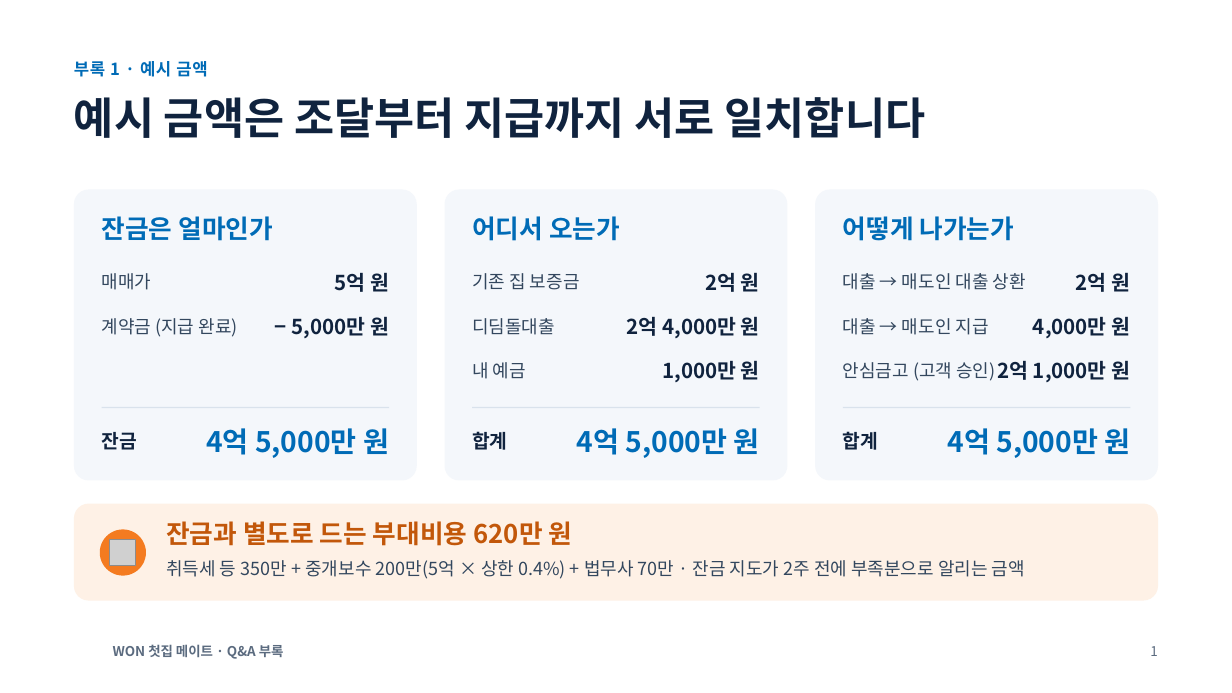
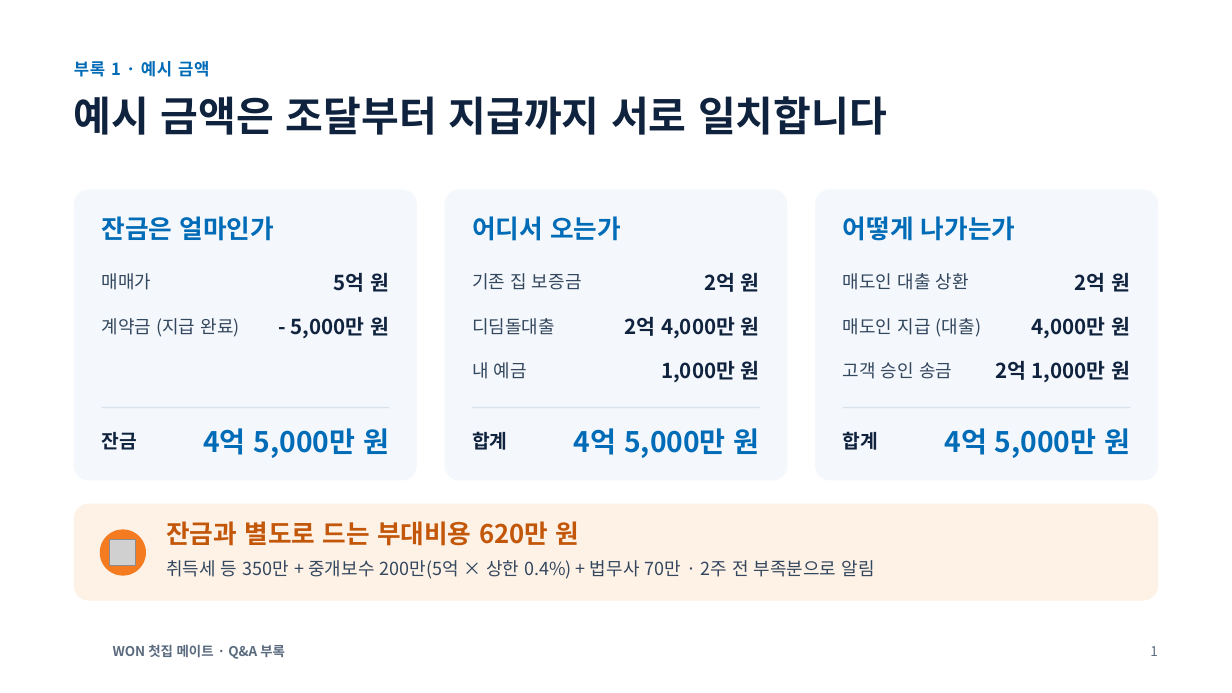
Before and after one commit to dldudwnsdlek/woori_first, a slide deck: slide 1 of deck/WON첫집메이트_부록_QA.pptx. Drawn at 1232x693 pixels with LibreOffice and Linux fonts; fonts in the diff are those of the drawing; grey boxes stand for pictures; background and template pictures are left out. Boxes give left, top, right and bottom in pixels: in the first picture for what was removed or moved away, otherwise in the second. Text is boxed around its words. In the diff, an @@ line names an element or a change of style, - is before the commit and + after.

```diff
--- a/deck/WON첫집메이트_부록_QA.pptx
+++ b/deck/WON첫집메이트_부록_QA.pptx
@@ text "부록 1 · 예시 금액" at [74,61,209,77]: line spacing 1 to 15.6pt @@
@@ title "예시 금액은 조달부터 지급까지 서로 ..." at [74,96,887,135]: size 34 to 32 pt; line spacing 1 to 38pt @@
@@ text "어떻게 나가는가" at [843,216,1016,241]: line spacing 1 to 24pt @@
@@ text at [843,273,969,290]: text changed @@
-대출 → 매도인 대출 상환
+매도인 대출 상환
@@ text at [843,318,981,337]: text changed @@
-대출 → 매도인 지급
+매도인 지급 (대출)
@@ line spacing 1 to 16.8pt in 4 elements at [102,318,240,337], [472,273,582,290], [472,318,555,335], [472,362,527,379] @@
@@ line spacing 1 to 19.2pt in 6 elements at [704,272,760,292], [625,316,760,338], [661,360,760,382], [1075,272,1130,292], [1032,316,1130,338], [995,360,1130,382] @@
@@ text at [843,362,952,379]: text changed @@
-안심금고 (고객 승인)
+고객 승인 송금
@@ line spacing 1 to 18pt in 3 elements at [102,432,137,450], [472,431,507,450], [843,431,878,450] @@
@@ line spacing 1 to 26.4pt in 3 elements at [203,428,389,458], [574,428,760,458], [944,428,1130,458] @@
@@ text "잔금과 별도로 드는 부대비용 620만 ..." at [166,521,579,546]: line spacing 1 to 24pt @@
@@ text at [166,560,875,579]: text changed @@
-취득세 등 350만 + 중개보수 200만(5억 × 상한 0.4%) + 법무사 70만 · 잔금 지도가 2주 전에 부족분으로 알리는 금액
+취득세 등 350만 + 중개보수 200만(5억 × 상한 0.4%) + 법무사 70만 · 2주 전 부족분으로 알림
```
Also in this commit, not shown: 3 other slides changed, 17 other files.
